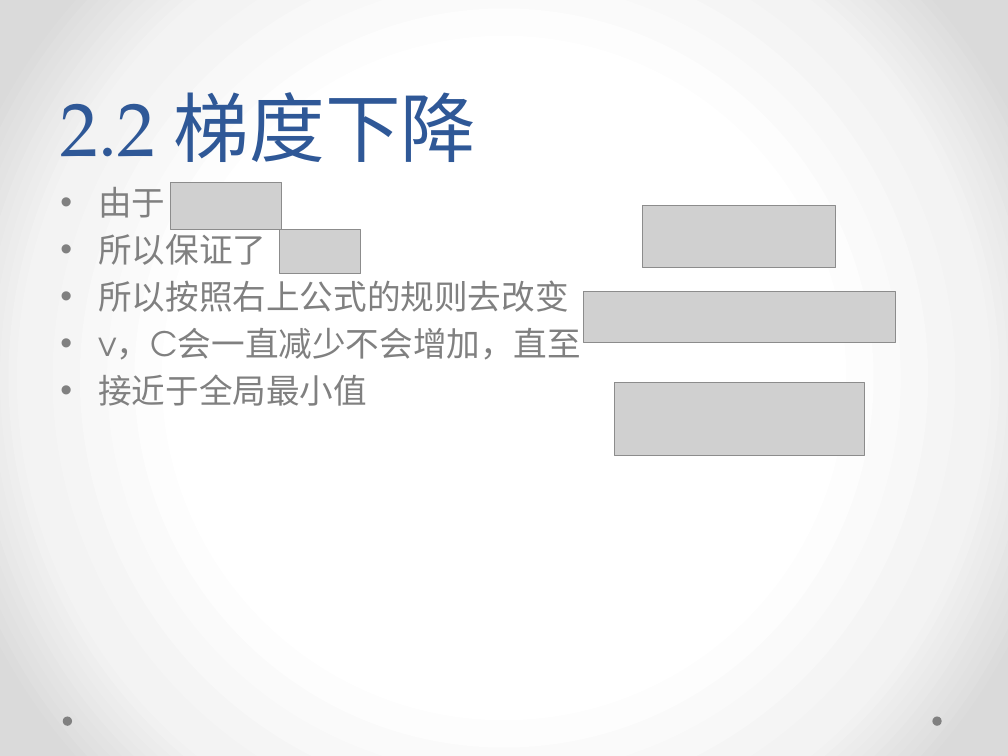
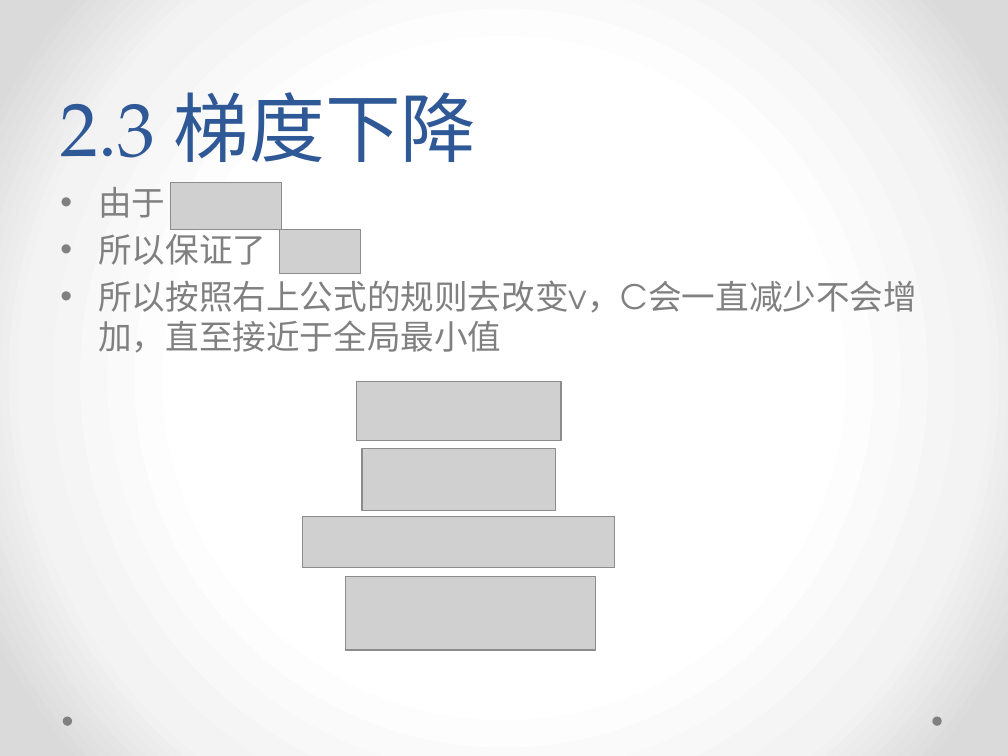
Before and after one commit to yish0000/neuralnetwork, a slide deck: slide 24 of 深度学习数学原理初探.pptx (slide 23 before the commit). Drawn at 1008x756 pixels with LibreOffice and Linux fonts; fonts in the diff are those of the drawing; grey boxes stand for pictures; background and template pictures are left out. Boxes give left, top, right and bottom in pixels: in the first picture for what was removed or moved away, otherwise in the second. Text is boxed around its words. In the diff, an @@ line names an element or a change of style, - is before the commit and + after.

```diff
--- a/深度学习数学原理初探.pptx
+++ b/深度学习数学原理初探.pptx
@@ title at [60,92,476,162]: text changed @@
-2.2 梯度下降
+2.3 梯度下降
@@ text at [98,280,917,353]: text changed @@
-• 所以按照右上公式的规则去改变
-• v，C会一直减少不会增加，直至
-• 接近于全局最小值
+• 所以按照右上公式的规则去改变v，C会一直减少不会增加，直至接近于全局最小值
@@ picture added at [356,382,560,440] @@
@@ picture: place and size @@
-picture at [643,206,837,267]
+picture at [362,449,555,510]
@@ picture: place and size @@
-picture at [584,291,895,343]
+picture at [302,516,614,568]
@@ picture: place and size @@
-picture at [614,382,864,456]
+picture at [346,577,596,650]
```
Also in this commit, not shown: 15 other slides changed, 1 slide added.
